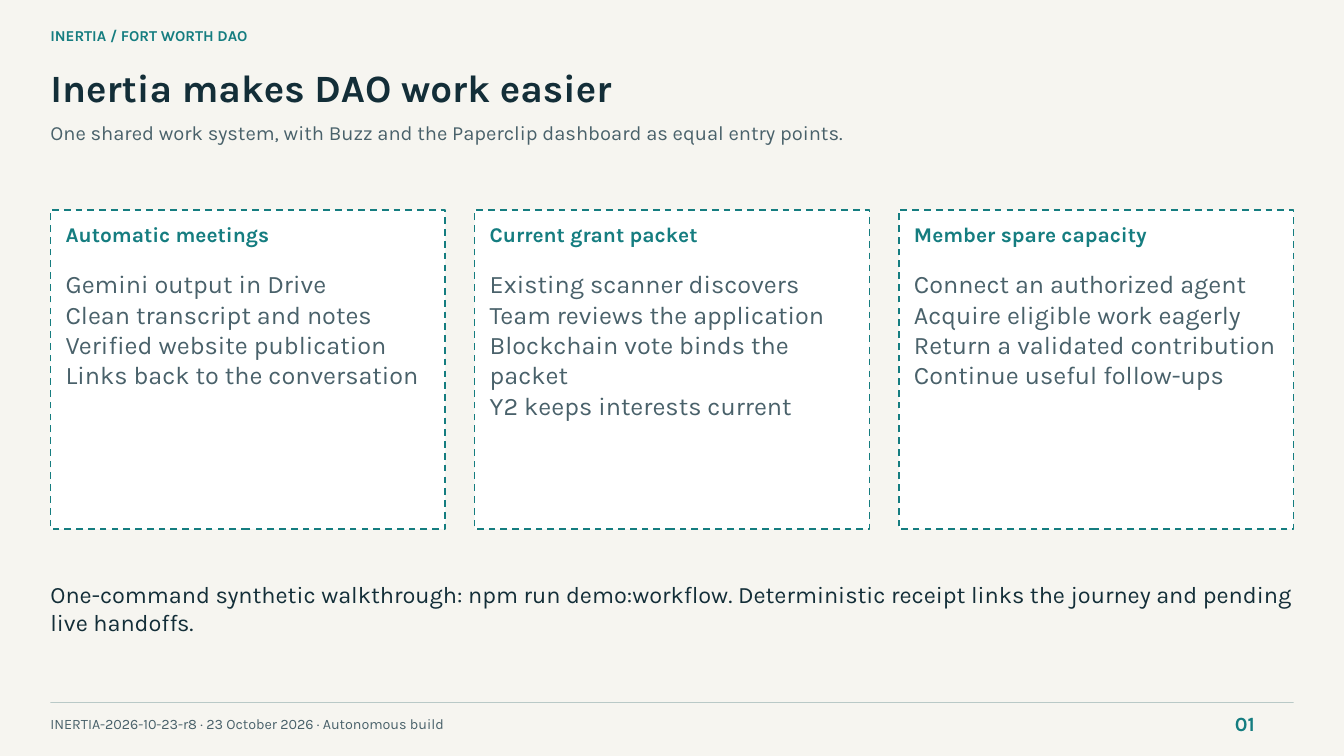
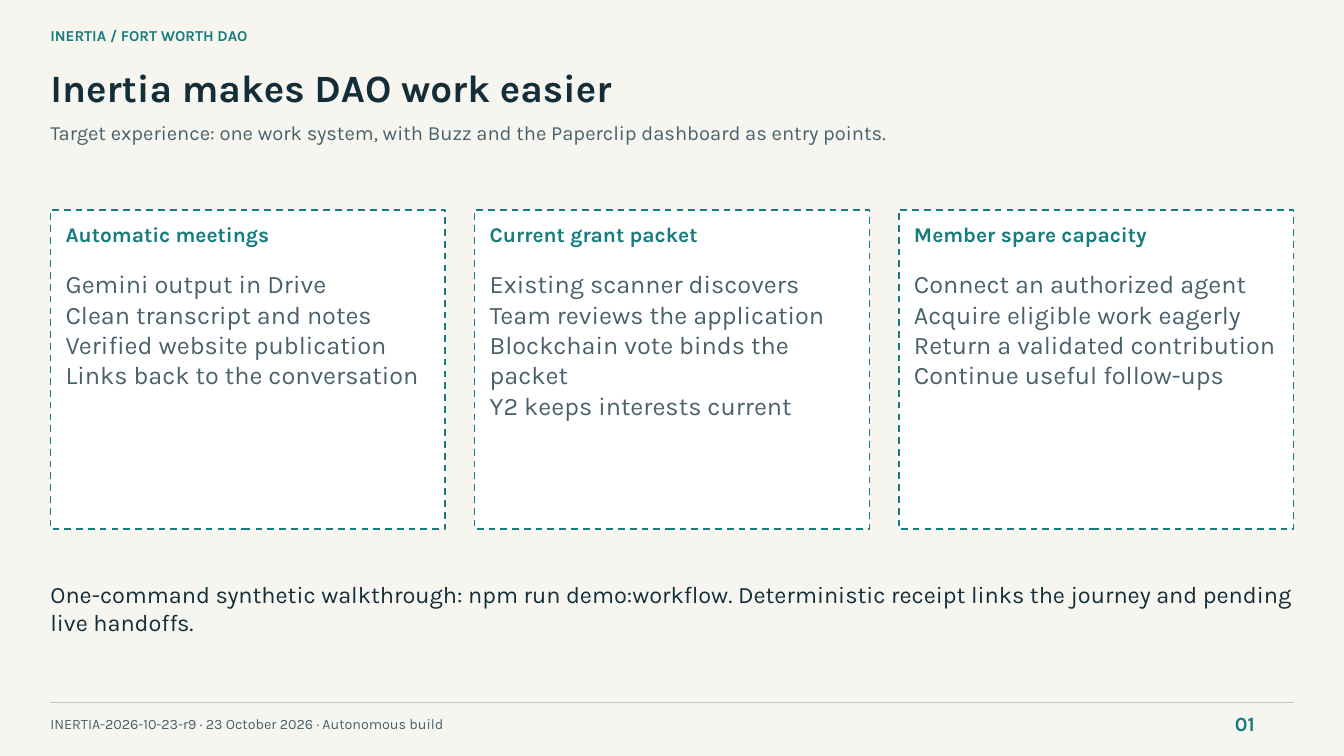
Before and after one commit to NetRxn/Inertia, a slide deck: slide 1 of Inertia-Architecture.pptx. Drawn at 1344x756 pixels with LibreOffice and Linux fonts; fonts in the diff are those of the drawing. Boxes give left, top, right and bottom in pixels: in the first picture for what was removed or moved away, otherwise in the second. Text is boxed around its words. In the diff, an @@ line names an element or a change of style, - is before the commit and + after.

```diff
--- a/Inertia-Architecture.pptx
+++ b/Inertia-Architecture.pptx
@@ text at (50,126,886,145): text changed @@
-One shared work system, with Buzz and the Paperclip dashboard as equal entry points.
+Target experience: one work system, with Buzz and the Paperclip dashboard as entry points.
@@ text at (50,719,443,729): text changed @@
-INERTIA-2026-10-23-r8 · 23 October 2026 · Autonomous build
+INERTIA-2026-10-23-r9 · 23 October 2026 · Autonomous build
```
Also in this commit, not shown: 7 other slides changed, 15 other files.
